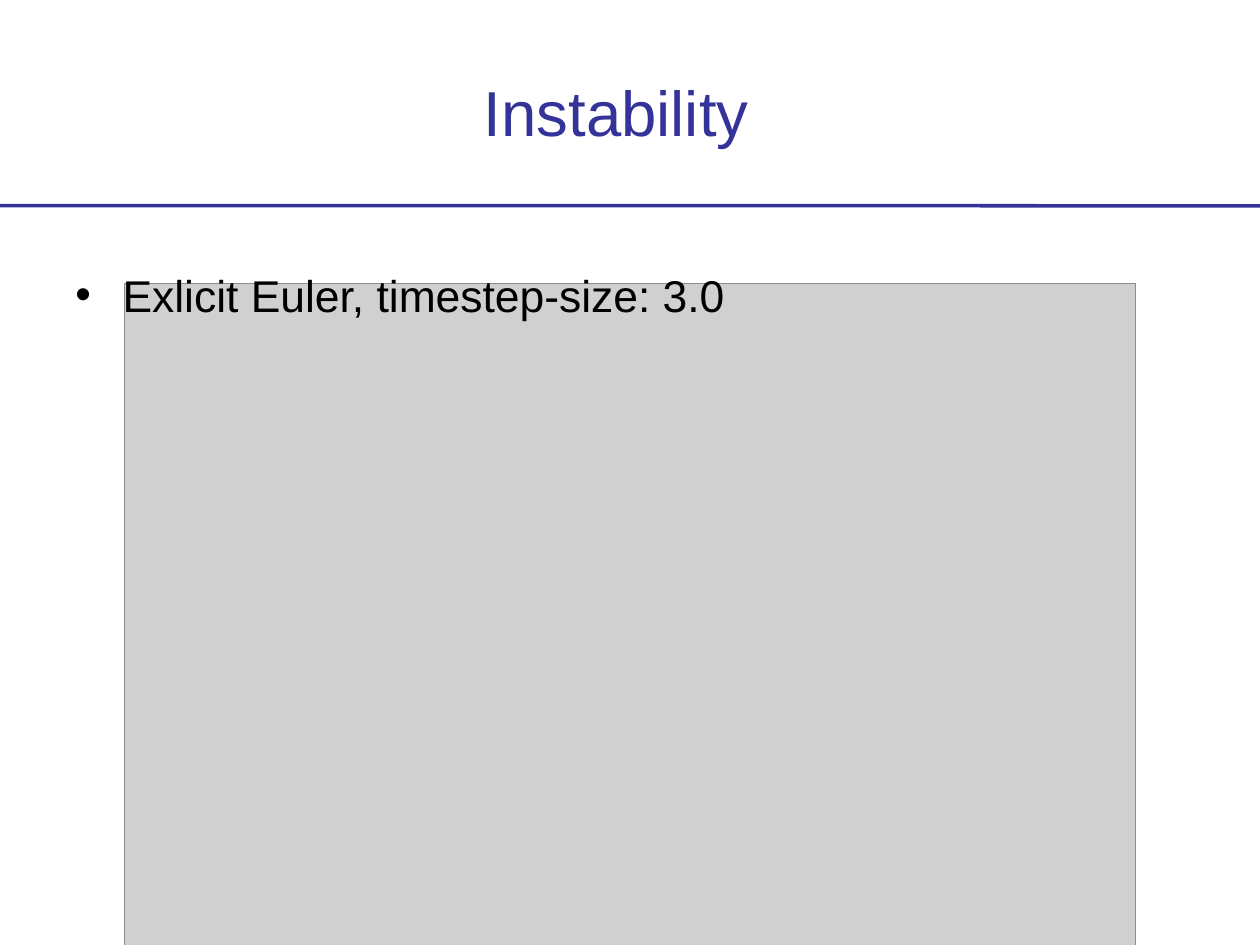
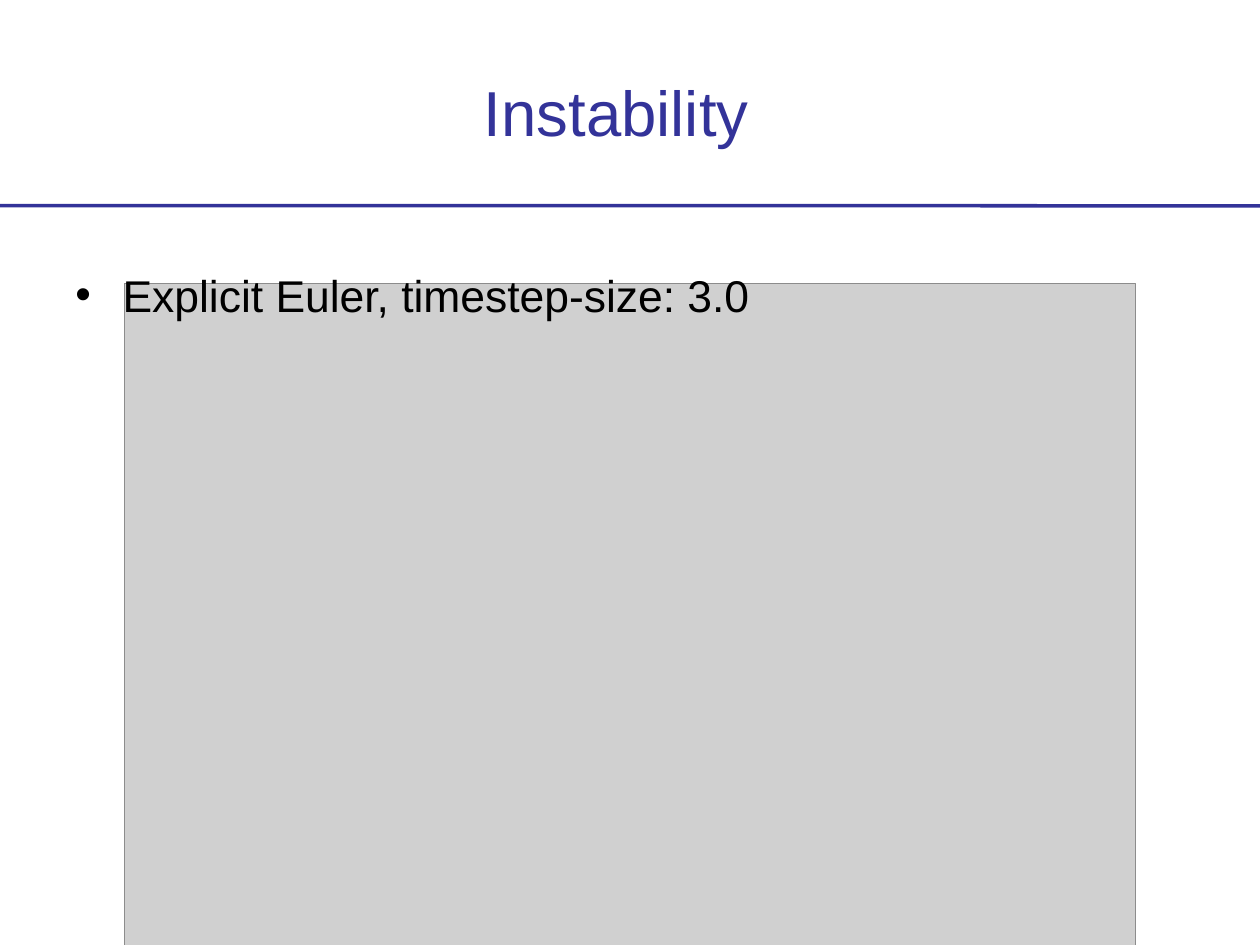
Before and after one commit to a-parida12/NumericalMethods, a slide deck: slide 20 of Slides/Theory.ppt (slide 16 before the commit). Drawn at 1260x945 pixels with LibreOffice and Linux fonts; fonts in the diff are those of the drawing; grey boxes stand for pictures. Boxes give left, top, right and bottom in pixels: in the first picture for what was removed or moved away, otherwise in the second. Text is boxed around its words. In the diff, an @@ line names an element or a change of style, - is before the commit and + after.

```diff
--- a/Slides/Theory.ppt
+++ b/Slides/Theory.ppt
@@ text at (x1=123, y1=277, x2=749, y2=321): text changed @@
-Exlicit Euler, timestep-size: 3.0
+Explicit Euler, timestep-size: 3.0
```
Also in this commit, not shown: 27 other slides changed, 5 slides added, 10 slides removed, 1 other file.
